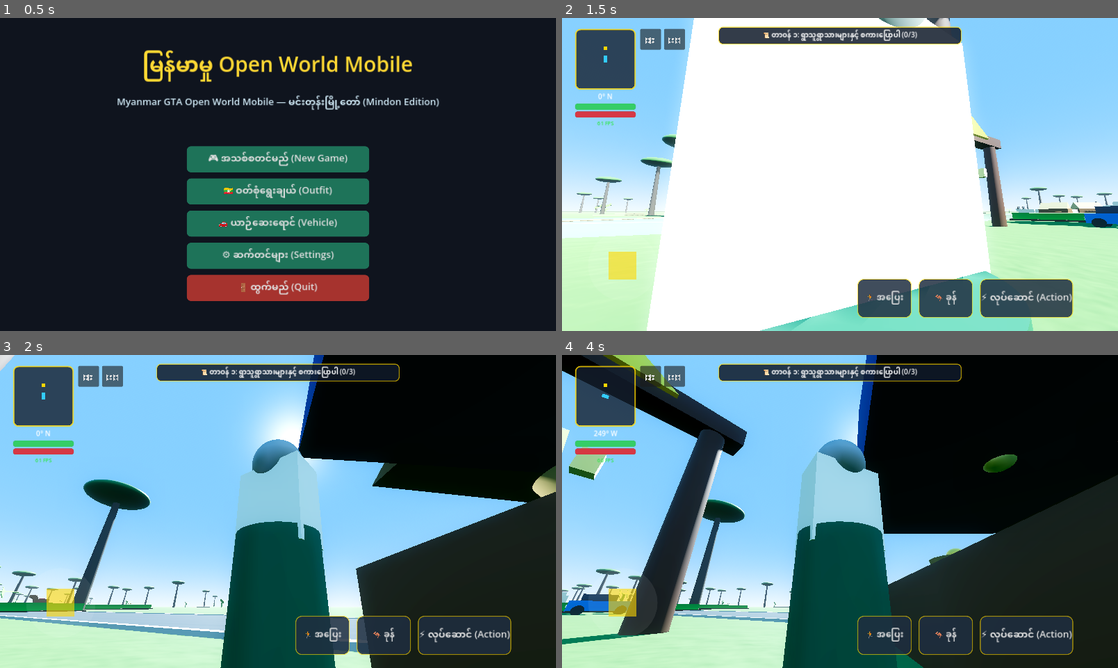
Above: before the commit, frames 1-4 (two rows, left to right).
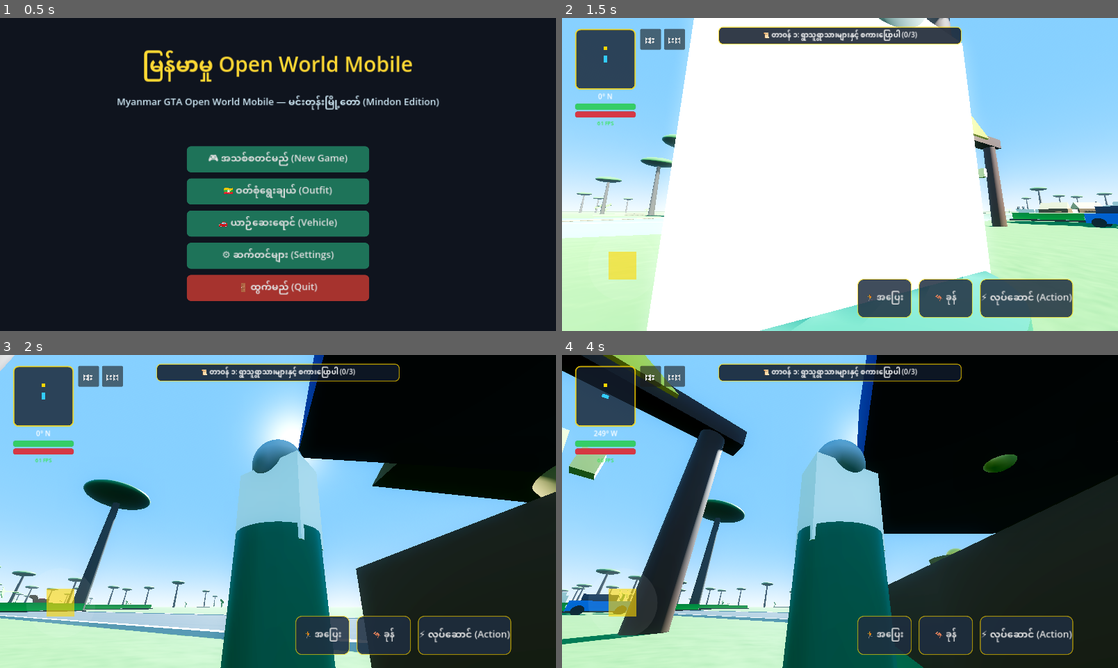
Above: after the commit, the same moments.

Repository: sudohlaingwin/gta-open-world
Game: Godot game, scene res://scenes/main_menu.tscn
The game is run twice, just before and just after one commit, with the same random seed, the same clock (stepped at 60 frames per second) and the same inputs.
Inputs (mouse positions are in pixels of both pictures, inside the frame that each line leads up to):
- Up to frame 1 (0.5 s): no input
- Up to frame 2 (1.5 s): click "🎮 အသစ်စတင်မည် (New Game)" at 0.5 s; drag from (628, 274) to (895, 105) at 1.27 s
- Up to frame 3 (2 s): no input
- Up to frame 4 (4 s): drag from (728, 527) to (812, 574) at 2.02 s; move the mouse to (895, 442) at 2.77 s; hold Right (ui_right) 2.78-3.5 s; hold Ctrl 2.78-3.5 s; drag from (812, 574) to (673, 464) at 3.52 s

Frame 1 is identical in both runs. In frame 2, less than 0.1% of the frame differs, in the area x 62-92%, y 62-89%; in frame 3, 0.5%, in the area x 7-61%, y 55-100%; in frame 4, 0.5%.

Commit message:
Slice 198: Player avatar silk longyi & flooded paddy field PBR mud-bed overhaul

Diff:
--- a/scenes/myanmar_paddy_field.tscn
+++ b/scenes/myanmar_paddy_field.tscn
@@ -9,12 +9,21 @@
 size = Vector3(36.0, 0.3, 28.0)
 
 [sub_resource type="StandardMaterial3D" id="StandardMaterial3D_mud"]
-albedo_color = Color(0.25, 0.18, 0.12, 1)
-roughness = 0.95
+albedo_color = Color(0.24, 0.16, 0.10, 1)
+roughness = 0.32
+metallic = 0.08
+specular = 0.65
 
 [sub_resource type="ShaderMaterial" id="ShaderMaterial_crops"]
 render_priority = 0
 shader = ExtResource("1_sway")
+shader_parameter/foliage_color = Color(0.24, 0.65, 0.16, 1)
+shader_parameter/stalk_color = Color(0.18, 0.42, 0.12, 1)
+shader_parameter/sun_transmission_color = Color(0.48, 0.86, 0.22, 1)
+shader_parameter/wind_speed = 1.8
+shader_parameter/wind_strength = 0.22
+shader_parameter/flutter_speed = 6.8
+shader_parameter/flutter_strength = 0.08
 
 [sub_resource type="BoxMesh" id="BoxMesh_crops"]
 size = Vector3(35.2, 1.1, 27.2)
--- a/scenes/player.tscn
+++ b/scenes/player.tscn
@@ -16,6 +16,8 @@
 
 [sub_resource type="StandardMaterial3D" id="StandardMaterial3D_taikpon"]
 albedo_color = Color(0.96, 0.94, 0.90, 1)
+roughness = 0.70
+specular = 0.22
 
 [sub_resource type="CylinderMesh" id="CylinderMesh_longyi"]
 top_radius = 0.3
@@ -27,12 +29,14 @@
 height = 1.2
 
 [sub_resource type="StandardMaterial3D" id="StandardMaterial3D_chute_fabric"]
-albedo_color = Color(0.9, 0.25, 0.15, 1)
-roughness = 0.5
+albedo_color = Color(0.92, 0.22, 0.14, 1)
+roughness = 0.42
+specular = 0.48
 
 [sub_resource type="StandardMaterial3D" id="StandardMaterial3D_longyi"]
-albedo_color = Color(0.08, 0.35, 0.22, 1)
-roughness = 0.8
+albedo_color = Color(0.06, 0.38, 0.24, 1)
+roughness = 0.62
+specular = 0.35
 
 [node name="Player" type="CharacterBody3D"]
 script = ExtResource("1_player")
Not shown, changed: COLLAB.md
